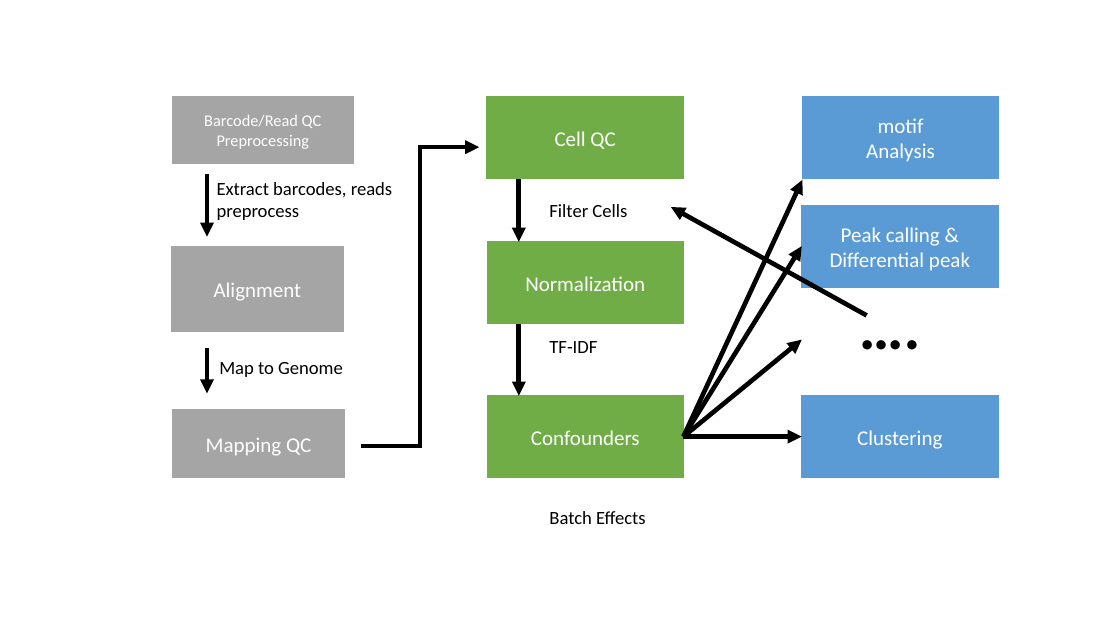
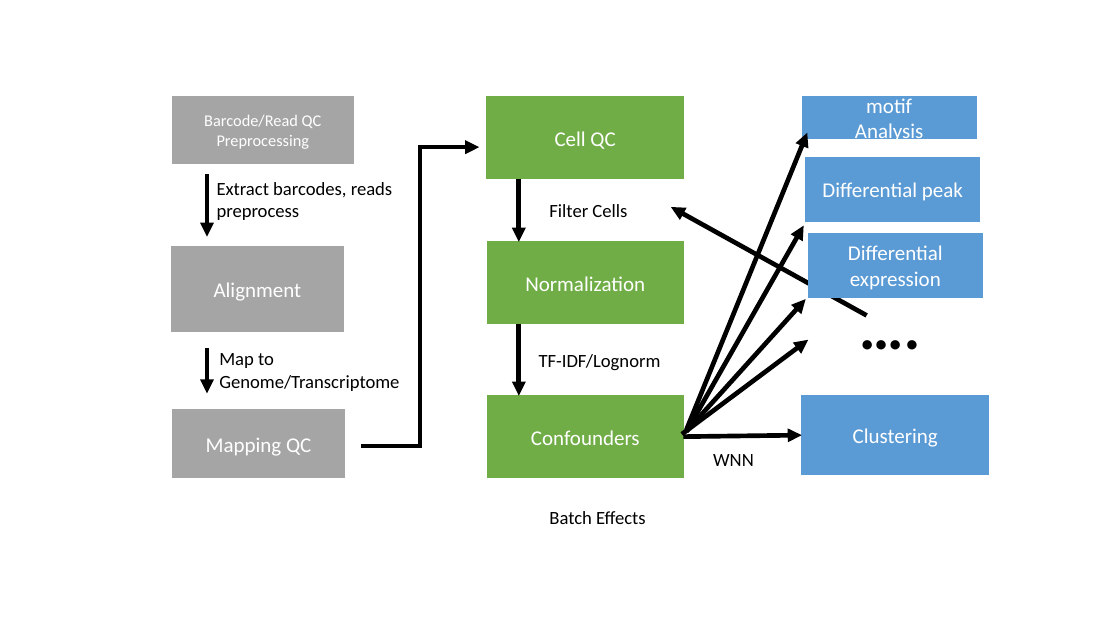
Before and after one commit to ucdavis-bioinformatics-training/2024-June-Advanced-Topics-in-Single-Cell-RNA-Seq-Multiome, a slide deck: slide 1 of data_reduction/figures/flowchart2.pptx. Drawn at 1120x630 pixels with LibreOffice and Linux fonts; fonts in the diff are those of the drawing. Boxes give left, top, right and bottom in pixels: in the first picture for what was removed or moved away, otherwise in the second. Text is boxed around its words. In the diff, an @@ line names an element or a change of style, - is before the commit and + after.

```diff
--- a/data_reduction/figures/flowchart2.pptx
+++ b/data_reduction/figures/flowchart2.pptx
@@ rectangle "motif": place and size @@
-rectangle "motif" at bbox=[802, 97, 999, 179]
+rectangle "motif" at bbox=[802, 97, 976, 139]
@@ arrow moved from (684, 437) - (802, 180) to (686, 430) - (807, 133) @@
@@ rectangle "Differential peak": place and size @@
-rectangle "Differential peak" at bbox=[802, 205, 998, 287]
+rectangle "Differential peak" at bbox=[806, 158, 981, 222]
@@ text in rectangle at bbox=[822, 182, 963, 201]: text changed @@
-Peak calling & Differential peak
+Differential peak
@@ arrow moved from (684, 437) - (802, 339) to (686, 432) - (804, 226) @@
@@ rectangle added at bbox=[808, 234, 983, 297], fill #5B9BD5, outline #5B9BD5 1 pt, 18 pt, text #FFFFFF @@
+Differential expression
@@ arrow moved from (684, 437) - (802, 246) to (686, 431) - (806, 299) @@
@@ text at bbox=[219, 353, 399, 391]: text changed @@
-Map to Genome
+Map to Genome/Transcriptome
@@ text at bbox=[539, 354, 661, 371]: text changed @@
-TF-IDF
+TF-IDF/Lognorm
@@ arrow added from (682, 434) to (808, 339), #000000 4 pt @@
@@ rectangle "Clustering": place and size @@
-rectangle "Clustering" at bbox=[802, 396, 998, 478]
+rectangle "Clustering" at bbox=[802, 396, 989, 475]
@@ text added at bbox=[713, 454, 754, 466], 16 pt, text #000000 @@
+WNN
```
Also in this commit, not shown: 2 other files.
